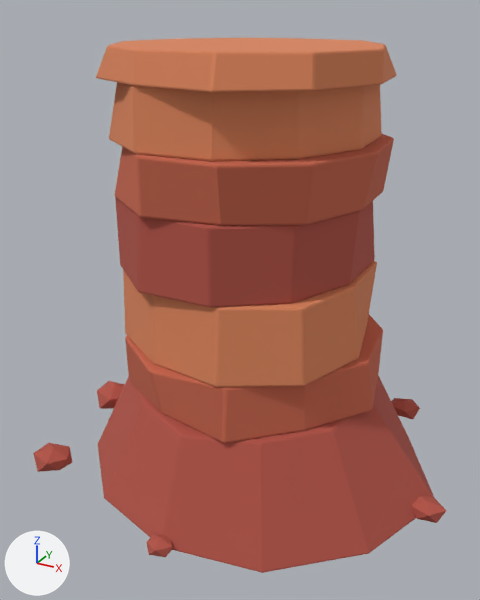
The glTF model godot/models/props/mesa_b.glb as it was, and as the next commit left it.
Camera for both pictures: a 50 mm lens placed at (14.2, -27.4, 22.3), pointed at (-0.6, -0.5, 8.8). Lighting does not change. The marker at lower left points along +X, +Y and +Z. The first picture is the older version. Where no turn or scale is listed for an object, it has been applied to the vertices. Vertices at exactly the same position are counted once.

The first picture shows 'mesa_b_band0', 'mesa_b_band1', 'mesa_b_band2', 'mesa_b_band3', 'mesa_b_band4', 'mesa_b_boulders', 'mesa_b_cap', 'mesa_b_slope'.
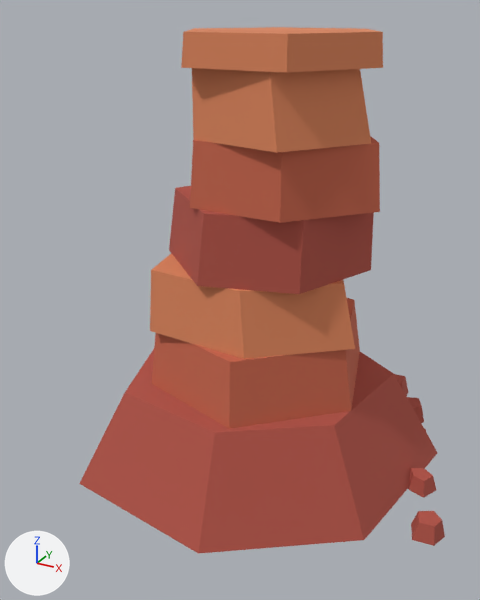
Changed parts and their boxes [x1, y1, x2, y2] in the pictures (480 x 600 px):
'mesa_b_slope', reshaped: before [98, 375, 434, 573]; after [79, 349, 437, 554]
'mesa_b_band1', reshaped (19% narrower, 16% shorter): before [123, 261, 377, 387]; after [150, 253, 355, 359]
'mesa_b_band4', reshaped: before [109, 82, 382, 161]; after [192, 68, 371, 153]
'mesa_b_band2', reshaped: before [115, 197, 375, 307]; after [169, 186, 374, 294]
'mesa_b_band0', reshaped: before [125, 315, 383, 443]; after [152, 298, 360, 429]
'mesa_b_band3', reshaped (32% narrower): before [115, 134, 394, 225]; after [190, 136, 380, 223]
'mesa_b_cap', reshaped (33% narrower, 15% shorter): before [96, 38, 397, 92]; after [181, 27, 383, 73]
'mesa_b_boulders', reshaped: before [33, 381, 446, 557]; after [394, 374, 445, 546]
part 6 of me_mesa_b_boulders, rebuilt: before [391, 398, 420, 419]; after [407, 397, 424, 423]
part 7 of me_mesa_b_boulders, deleted: before [33, 381, 446, 557]
part 8 of me_mesa_b_boulders, added (mostly hidden): after [394, 374, 426, 431]
part 9 of me_mesa_b_boulders, added (red): after [408, 468, 445, 546]

What changed in the scene script:
```text
Change me_mesa_b_band0:
    used by ob_mesa_b_band0; location = (0.0, 0.0, 0.0)
    remove me_mesa_b_band0.from_pydata(...)  # 138 vertices, 272 faces; spans x -6.73..6.76, y -6.59..6.52, z 4.84..7.36
    add me_mesa_b_band0.from_pydata(...)  # 12 vertices, 20 faces; spans x -6.54..5.92, y -5.5..5.43, z 4.84..8.0
    me_mesa_b_band0 part 1: the whole mesh is rebuilt
Change me_mesa_b_band1:
    used by ob_mesa_b_band1; location = (0.0, 0.0, 0.0)
    remove me_mesa_b_band1.from_pydata(...)  # 114 vertices, 224 faces; spans x -6.68..5.91, y -6.29..6.78, z 7.36..10.89
    add me_mesa_b_band1.from_pydata(...)  # 12 vertices, 20 faces; spans x -4.57..5.8, y -4.5..5.47, z 8.0..11.03
    me_mesa_b_band1 part 2: the whole mesh is rebuilt
Change me_mesa_b_band2:
    used by ob_mesa_b_band2; location = (0.0, 0.0, 0.0)
    remove me_mesa_b_band2.from_pydata(...)  # 130 vertices, 256 faces; spans x -7.02..5.43, y -6.13..6.52, z 10.89..14.38
    add me_mesa_b_band2.from_pydata(...)  # 12 vertices, 20 faces; spans x -4.32..5.54, y -4.49..4.06, z 11.03..14.28
    me_mesa_b_band2 part 3: the whole mesh is rebuilt
Change me_mesa_b_band3:
    used by ob_mesa_b_band3; location = (0.0, 0.0, 0.0)
    remove me_mesa_b_band3.from_pydata(...)  # 114 vertices, 224 faces; spans x -6.88..6.01, y -6.26..6.0, z 14.38..16.9
    add me_mesa_b_band3.from_pydata(...)  # 12 vertices, 20 faces; spans x -3.36..6.14, y -3.82..3.65, z 14.28..17.16
    me_mesa_b_band3 part 4: the whole mesh is rebuilt
Change me_mesa_b_band4:
    used by ob_mesa_b_band4; location = (0.0, 0.0, 0.0)
    remove me_mesa_b_band4.from_pydata(...)  # 122 vertices, 240 faces; spans x -6.5..5.28, y -6.0..6.02, z 16.9..19.52
    add me_mesa_b_band4.from_pydata(...)  # 12 vertices, 20 faces; spans x -3.32..5.61, y -4.16..3.48, z 17.16..20.08
    me_mesa_b_band4 part 5: the whole mesh is rebuilt
Change me_mesa_b_boulders:
    used by ob_mesa_b_boulders; location = (0.0, 0.0, 0.0)
    remove me_mesa_b_boulders.from_pydata(...)  # 108 vertices, 180 faces; spans x -10.7..10.8, y -9.6..10.9, z -0.5..1.4
    add me_mesa_b_boulders.from_pydata(...)  # 90 vertices, 144 faces; spans x -9.3..11.0, y -2.8..11.0, z -0.2..1.0
    me_mesa_b_boulders part 6: the loose piece of 12 vertices spanning x 5.4..7.4, y 6.4..7.8, z -0.2..0.9 is rebuilt with 10 vertices and now spans x 6.1..7.7, y 6.1..8.0, z -0.2..0.9
    me_mesa_b_boulders part 7: 8 loose pieces with 96 vertices, spanning x -10.7..10.8, y -9.6..10.9, z -0.5..1.4, are deleted
    me_mesa_b_boulders part 8: 40 vertices added at x 2.2..8.5, y 3.8..11.0, z -0.2..1.0
    me_mesa_b_boulders part 9: 20 vertices added at x 8.2..11.0, y -2.8..1.7, z -0.2..0.8
    other edits to the shape of me_mesa_b_boulders do not show in these pictures
Change me_mesa_b_cap:
    used by ob_mesa_b_cap; location = (0.0, 0.0, 0.0)
    remove me_mesa_b_cap.from_pydata(...)  # 122 vertices, 240 faces; spans x -6.98..5.97, y -6.38..6.18, z 19.52..20.84
    add me_mesa_b_cap.from_pydata(...)  # 12 vertices, 20 faces; spans x -3.51..5.71, y -3.99..4.03, z 20.08..21.4
    me_mesa_b_cap part 10: the whole mesh is rebuilt
Change me_mesa_b_slope:
    used by ob_mesa_b_slope; location = (0.0, 0.0, 0.0)
    remove me_mesa_b_slope.from_pydata(...)  # 112 vertices, 220 faces; spans x -9.2..10.1, y -8.9..9.0, z 0.0..4.8
    add me_mesa_b_slope.from_pydata(...)  # 14 vertices, 24 faces; spans x -8.7..9.2, y -8.4..8.5, z 0.0..4.8
    me_mesa_b_slope part 11: the whole mesh is rebuilt
```
